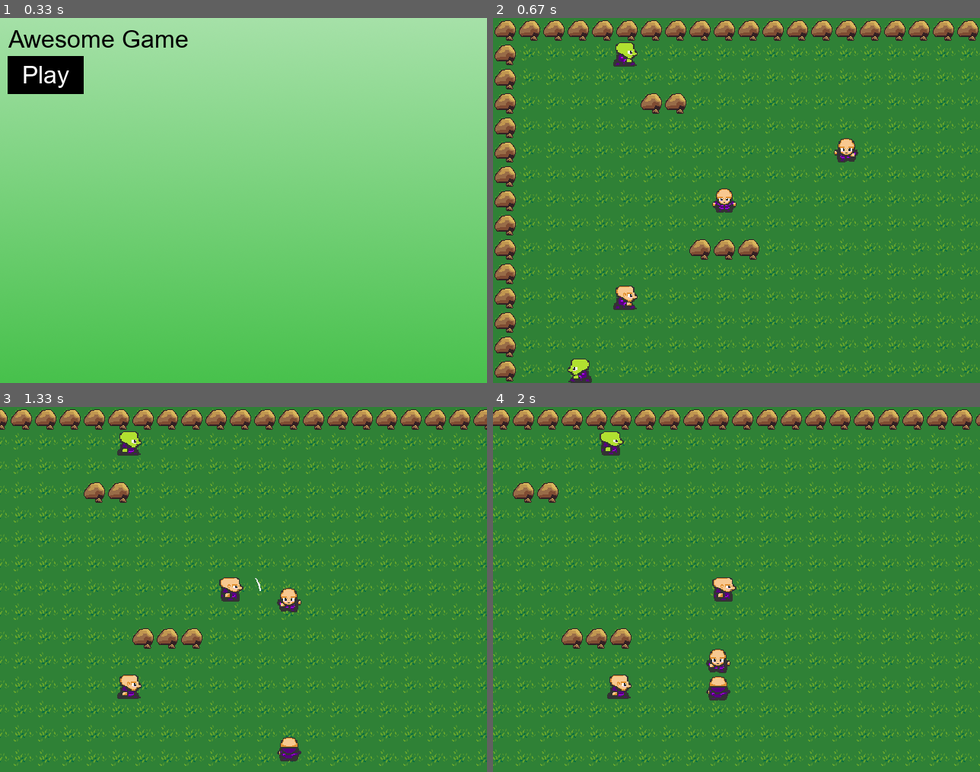
Above: before the commit, frames 1-4 (two rows, left to right).
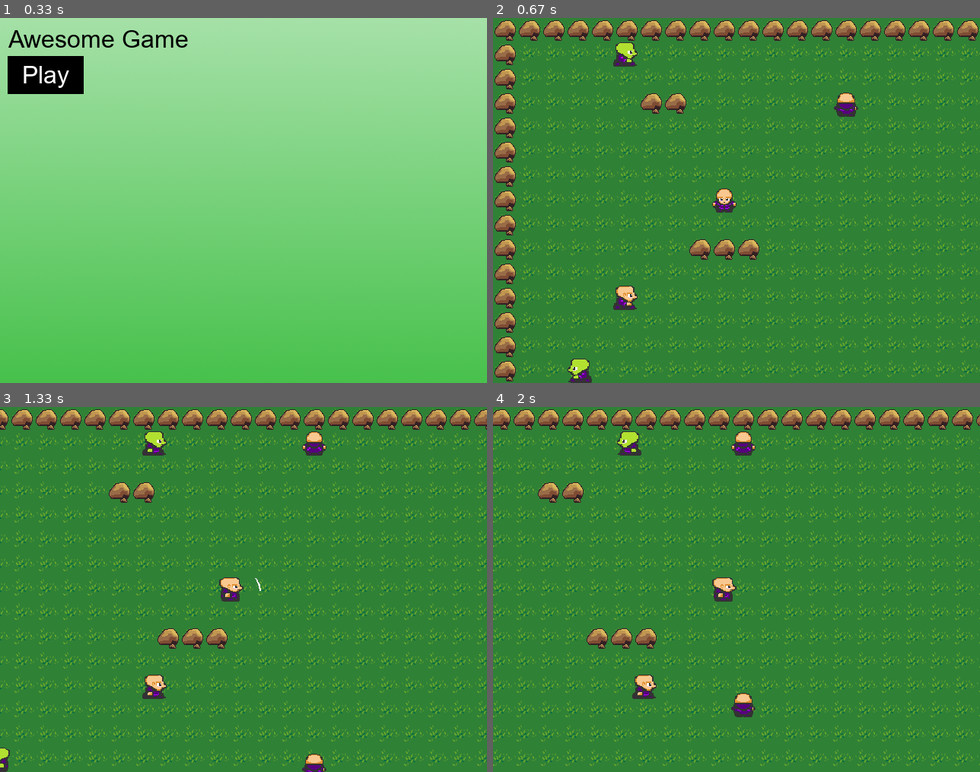
Above: after the commit, the same moments.

Repository: jonrox48/PyGame_Test_RPG
Game: pygame game, started from main.py
Same seed, same stepped clock (60 frames per second), same inputs: the game is played once before the commit and once after it.
Inputs (mouse positions are in pixels of both pictures, inside the frame that each line leads up to):
- Up to frame 1 (0.33 s): no input
- Up to frame 2 (0.67 s): click (536, 76) at 0.38 s
- Up to frame 3 (1.33 s): hold Space 0.67-1.13 s; hold Right 0.67-1.13 s; move the mouse to (224, 604) at 0.7 s; tap Space at 1.17 s
- Up to frame 4 (2 s): hold Right 1.5-1.97 s

Frame 1 is identical in both runs. In frame 2, 0.5% of the frame differs, in the area x 70-75%, y 20-40%; in frame 3, 15%, in the area x 0-100%, y 0-100%; in frame 4, 14%.

Commit message:
NPCs can attack

Diff:
--- a/attacks.py
+++ b/attacks.py
@@ -12,102 +12,80 @@
 import random
 
 class Attack(Sprite):
-    def __init__(self, level, x, y, layer):
-        super().__init__(level, x, y)
+    def __init__(self, character, x, y):
+        super().__init__(character.level, x, y)
         ####################################################################
-        ########################## CONFIGURATION ###########################
+        ########################## LOGISTICS ###############################
         ####################################################################
-        # ## Define which game object it is a part ot
-        # self.level = level
-
         ## Define which layer this sprite should be drawn in
-        self._layer = layer
-
+        self._layer = character._layer
         ## Define which groups this sprite should be a part of
         self.groups.append(self.level.attacks)
         ## Initialize inherited pygame Sprite Class
-        pygame.sprite.Sprite.__init__(self, self.groups)
-
-        ## Sprite Dimensions
-        self.width = TILE_SIZE
-        self.height = TILE_SIZE
-
-        ## Sprite Image
-        self.image = self.level.attack_spritesheet.get_sprite(0, 0, self.width, self.height)
+        pygame.sprite.Sprite.__init__(self, tuple(self.groups))
+        self.character = character
+        self.character.attacking = True
 
         #######################################################################
         ########################## STATUS #####################################
         #######################################################################
-        # 2 total animations
-        self.animation_loop = 0
-
-        ## Current Location
+        ## Current Location (CURRENTLY THIS IS BEING PASSED BY THE CHARACTER OBJ, SO ITS ALREADY IN PIXELS, NO NEED TO MULTIPLY BY TILE_SIZE)
+        self.facing = self.character.facing
         self.x = x
         self.y = y
-
-        ## Current collision box
-        self.rect = self.image.get_rect()
-        self.rect.x = self.x
-        self.rect.y = self.y
-
         #######################################################################
         ########################## ANIMATIONS #####################################
         #######################################################################
-        self.right_animations = [self.level.attack_spritesheet.get_sprite(0, 64, self.width, self.height),
-                           self.level.attack_spritesheet.get_sprite(32, 64, self.width, self.height),
-                           self.level.attack_spritesheet.get_sprite(64, 64, self.width, self.height),
-                           self.level.attack_spritesheet.get_sprite(96, 64, self.width, self.height),
-                           self.level.attack_spritesheet.get_sprite(128, 64, self.width, self.height)]
-
-        self.down_animations = [self.level.attack_spritesheet.get_sprite(0, 32, self.width, self.height),
-                           self.level.attack_spritesheet.get_sprite(32, 32, self.width, self.height),
-                           self.level.attack_spritesheet.get_sprite(64, 32, self.width, self.height),
-                           self.level.attack_spritesheet.get_sprite(96, 32, self.width, self.height),
-                           self.level.attack_spritesheet.get_sprite(128, 32, self.width, self.height)]
-
-        self.left_animations = [self.level.attack_spritesheet.get_sprite(0, 96, self.width, self.height),
-                           self.level.attack_spritesheet.get_sprite(32, 96, self.width, self.height),
-                           self.level.attack_spritesheet.get_sprite(64, 96, self.width, self.height),
-                           self.level.attack_spritesheet.get_sprite(96, 96, self.width, self.height),
-                           self.level.attack_spritesheet.get_sprite(128, 96, self.width, self.height)]
-
-        self.up_animations = [self.level.attack_spritesheet.get_sprite(0, 0, self.width, self.height),
-                         self.level.attack_spritesheet.get_sprite(32, 0, self.width, self.height),
-                         self.level.attack_spritesheet.get_sprite(64, 0, self.width, self.height),
-                         self.level.attack_spritesheet.get_sprite(96, 0, self.width, self.height),
-                         self.level.attack_spritesheet.get_sprite(128, 0, self.width, self.height)]
+        ## Sprite Image
+        self.spritesheet = self.level.attack_spritesheet
+        pixel_x_start = 0
+        pixel_y_start = 0
+        self.animation_num_of_frames = 5
+        self.animation_loop = 0
+        self.speed = 17
+        self.load_animations_directional(pixel_x_start, pixel_y_start)
 
 
     def update(self):
+        self.collide()
         self.animate()
-        self.collide()
 
     def collide(self):
-        hits = pygame.sprite.spritecollide(self, self.level.non_player, True)
+        if self.character in self.level.player_group.sprites():
+            pygame.sprite.spritecollide(self, self.level.non_player, True)
+        elif self.character in self.level.enemies.sprites():
+            pygame.sprite.spritecollide(self, self.level.villagers, True)
+        elif self.character in self.level.villagers.sprites():
+            pygame.sprite.spritecollide(self, self.level.enemies, True)
 
     def animate(self):
-        direction = self.level.player.facing
-
-        if direction == 'up':
-            self.image = self.up_animations[math.floor(self.animation_loop)]
-            self.animation_loop += 0.5
-            if self.animation_loop >= 5:
+        if self.facing == "down":
+            self.image = self.down_animations[math.floor(self.animation_loop)]
+            self.animation_loop += self.animation_speed_base*self.speed
+            if self.animation_loop >= len(self.down_animations):
+                self.character.attacking = False
                 self.kill()
 
-        if direction == 'down':
-            self.image = self.down_animations[math.floor(self.animation_loop)]
-            self.animation_loop += 0.5
-            if self.animation_loop >= 5:
+
+        if self.facing == "up":
+            self.image = self.up_animations[math.floor(self.animation_loop)]
+            self.animation_loop += self.animation_speed_base*self.speed
+            if self.animation_loop >= len(self.up_animations):
+                self.character.attacking = False
                 self.kill()
 
-        if direction == 'left':
+
+        if self.facing == "left":
             self.image = self.left_animations[math.floor(self.animation_loop)]
-            self.animation_loop += 0.5
-            if self.animation_loop >= 5:
+            self.animation_loop += self.animation_speed_base*self.speed
+            if self.animation_loop >= len(self.left_animations):
+                self.character.attacking = False
                 self.kill()
 
-        if direction == 'right':
+
+        if self.facing == "right":
             self.image = self.right_animations[math.floor(self.animation_loop)]
-            self.animation_loop += 0.5
-            if self.animation_loop >= 5:
+            self.animation_loop += self.animation_speed_base*self.speed
+            if self.animation_loop >= len(self.right_animations):
+                self.character.attacking = False
                 self.kill()
--- a/characters.py
+++ b/characters.py
@@ -31,12 +31,8 @@
         ## Current Orientation
         self.facing = 'down'
         self.direction = pygame.math.Vector2()
-
-        # #######################################################################
-        # ########################## TEMP VARIABLES #############################
-        # #######################################################################
-        # self.x_change = 0
-        # self.y_change = 0
+        self.attacking = False
+
 
     def load_animations(self, x_start, y_start):
         ## Load animations
@@ -114,6 +110,24 @@
                 if self.animation_loop >= len(self.right_animations):
                     self.animation_loop = 1
 
+    def attack(self):
+        if self.facing == 'up':
+            Attack(self, self.rect.x, self.rect.y - TILE_SIZE)
+            self.direction.x = 0
+            self.direction.y = 0
+        if self.facing == 'down':
+            Attack(self, self.rect.x, self.rect.y + TILE_SIZE)
+            self.direction.x = 0
+            self.direction.y = 0
+        if self.facing == 'left':
+            Attack(self, self.rect.x - TILE_SIZE, self.rect.y)
+            self.direction.x = 0
+            self.direction.y = 0
+        if self.facing == 'right':
+            Attack(self, self.rect.x + TILE_SIZE, self.rect.y)
+            self.direction.x = 0
+            self.direction.y = 0
+
     def move(self, speed):
         x_movement = self.direction.x * speed
         y_movement = self.direction.y * speed
@@ -193,30 +207,8 @@
                 self.kill()
                 self.level.game.playing = False
 
+
     def inputs(self):
-        #######################################################################
-        ####################### BUTTONS THAT ARE HELD #########################
-        #######################################################################
-        keys = pygame.key.get_pressed()
-        ## Movement
-        if keys[pygame.K_LEFT]:
-            self.direction.x = -1
-            # self.facing = 'left'
-        elif keys[pygame.K_RIGHT]:
-            self.direction.x = 1
-            # self.facing = 'right'
-        else:
-            self.direction.x = 0
-
-        if keys[pygame.K_UP]:
-            self.direction.y = -1
-            # self.facing = 'up'
-        elif keys[pygame.K_DOWN]:
-            self.direction.y = 1
-            # self.facing = 'down'
-        else:
-            self.direction.y = 0
-
         #######################################################################
         ####################### SINGLE BUTTON PRESSES #########################
         #######################################################################
@@ -224,14 +216,30 @@
             if event.type == pygame.KEYDOWN:
                 ## Basic attack
                 if event.key == pygame.K_SPACE:
-                    if self.facing == 'up':
-                        Attack(self.level, self.rect.x, self.rect.y - TILE_SIZE, self._layer)
-                    if self.facing == 'down':
-                        Attack(self.level, self.rect.x, self.rect.y + TILE_SIZE, self._layer)
-                    if self.facing == 'left':
-                        Attack(self.level, self.rect.x - TILE_SIZE, self.rect.y, self._layer)
-                    if self.facing == 'right':
-                        Attack(self.level, self.rect.x + TILE_SIZE, self.rect.y, self._layer)
+                    self.attack()
+        if not self.attacking:
+            #######################################################################
+            ####################### BUTTONS THAT ARE HELD #########################
+            #######################################################################
+            keys = pygame.key.get_pressed()
+            ## Movement
+            if keys[pygame.K_LEFT]:
+                self.direction.x = -1
+                # self.facing = 'left'
+            elif keys[pygame.K_RIGHT]:
+                self.direction.x = 1
+                # self.facing = 'right'
+            else:
+                self.direction.x = 0
+
+            if keys[pygame.K_UP]:
+                self.direction.y = -1
+                # self.facing = 'up'
+            elif keys[pygame.K_DOWN]:
+                self.direction.y = 1
+                # self.facing = 'down'
+            else:
+                self.direction.y = 0
 
     def move(self, speed):
         x_movement = self.direction.x * speed
@@ -307,39 +315,41 @@
 
     def npc_brain(self):
         ## Command Initializations
-        available_commands = ['wait', 'up', 'down', 'left', 'right']
+        available_commands = ['wait', 'attack', 'up', 'down', 'left', 'right']
         command_length_min = 60
         command_length_max = 120
 
-
-        ### Decide what to do
-        ## If current command is still being executed
-        if self.command_loop < self.command_length:
-            self.command_loop += 1
-        ## If current command has ended, pick a new command
-        else:
-            self.command_current = random.choice(available_commands)
-            self.command_length = random.randint(command_length_min, command_length_max)
-            self.command_loop = 0
-
-        ### Execute commands
-        if self.command_current == 'left':
-            self.direction.x = -1
-            self.facing = 'left'
-        elif self.command_current == 'right':
-            self.direction.x = 1
-            self.facing = 'right'
-        else:
-            self.direction.x = 0
-
-        if self.command_current == 'up':
-            self.direction.y = -1
-            self.facing = 'up'
-        elif self.command_current == 'down':
-            self.direction.y = 1
-            self.facing = 'down'
-        else:
-            self.direction.y = 0
+        if self.attacking:
+            self.command_length = 0
+        else:
+            if self.command_loop < self.command_length:
+                self.command_loop += 1
+            ## If current command has ended, pick a new command
+            else:
+                self.command_current = random.choice(available_commands)
+                self.command_length = random.randint(command_length_min, command_length_max)
+                self.command_loop = 0
+
+            ### Execute commands
+            if self.command_current == 'attack':
+                self.attack()
+            if self.command_current == 'left':
+                self.direction.x = -1
+                self.facing = 'left'
+            elif self.command_current == 'right':
+                self.direction.x = 1
+                self.facing = 'right'
+            else:
+                self.direction.x = 0
+
+            if self.command_current == 'up':
+                self.direction.y = -1
+                self.facing = 'up'
+            elif self.command_current == 'down':
+                self.direction.y = 1
+                self.facing = 'down'
+            else:
+                self.direction.y = 0
 
 class Villager(Non_Player):
     def __init__(self, level, x, y):
--- a/levels.py
+++ b/levels.py
@@ -5,7 +5,7 @@
 @author: Huge Mstr
 """
 
-# import sys
+import sys
 import pygame
 from gui import *
 from sprites import Spritesheet
--- a/sprites.py
+++ b/sprites.py
@@ -68,6 +68,27 @@
         self.rect.x = self.x
         self.rect.y = self.y
 
+    def load_animations_directional(self, x_start, y_start):
+        ## Load animations
+        self.down_animations = []
+        self.up_animations = []
+        self.right_animations = []
+        self.left_animations = []
+
+        ## Requires the order to be DOWN, UP, RIGHT, LEFT
+        for frame in range(self.animation_num_of_frames):
+            self.down_animations.append( self.spritesheet.get_sprite(x_start + (self.width * frame), y_start,                     self.width, self.height))
+            self.up_animations.append(   self.spritesheet.get_sprite(x_start + (self.width * frame), y_start +  self.height,      self.width, self.height))
+            self.right_animations.append(self.spritesheet.get_sprite(x_start + (self.width * frame), y_start + (self.height * 2), self.width, self.height))
+            self.left_animations.append( self.spritesheet.get_sprite(x_start + (self.width * frame), y_start + (self.height * 3), self.width, self.height))
+
+        ## Load collision box
+        self.image = self.down_animations[0]
+        self.rect = self.down_animations[0].get_rect()
+        self.rect.x = self.x
+        self.rect.y = self.y
+
+
     def animate(self):
         self.image = self.animations[math.floor(self.animation_loop)]
         self.animation_loop += self.animation_speed_base * self.speed
